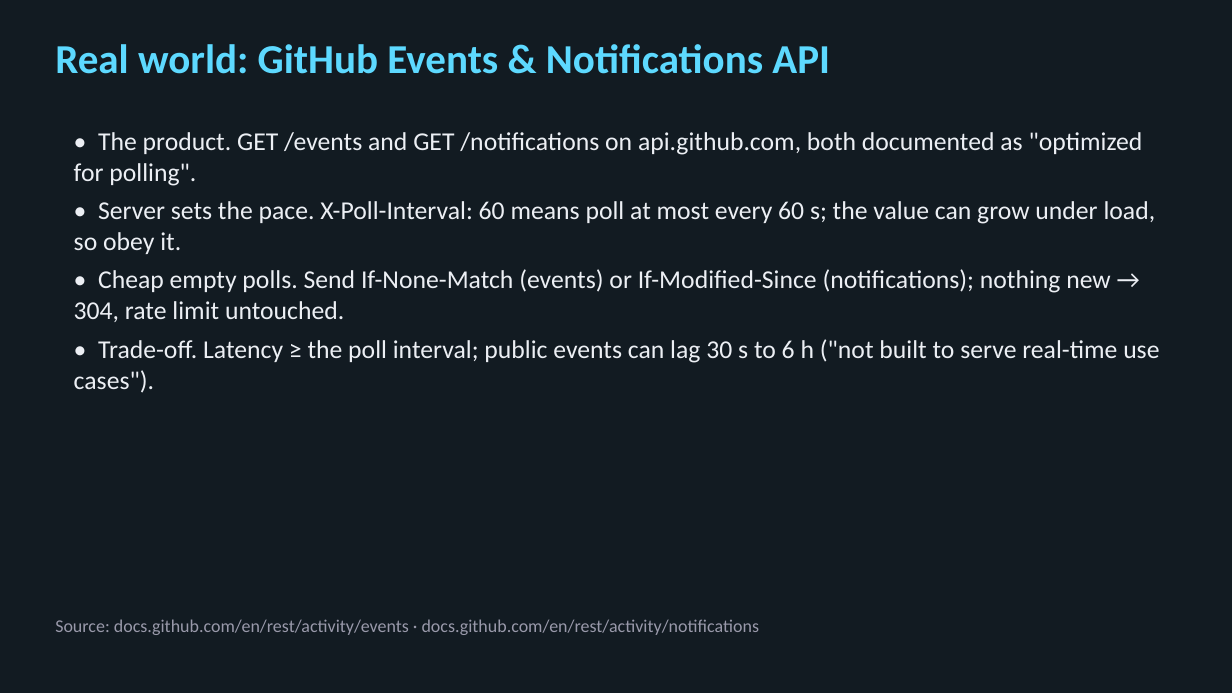
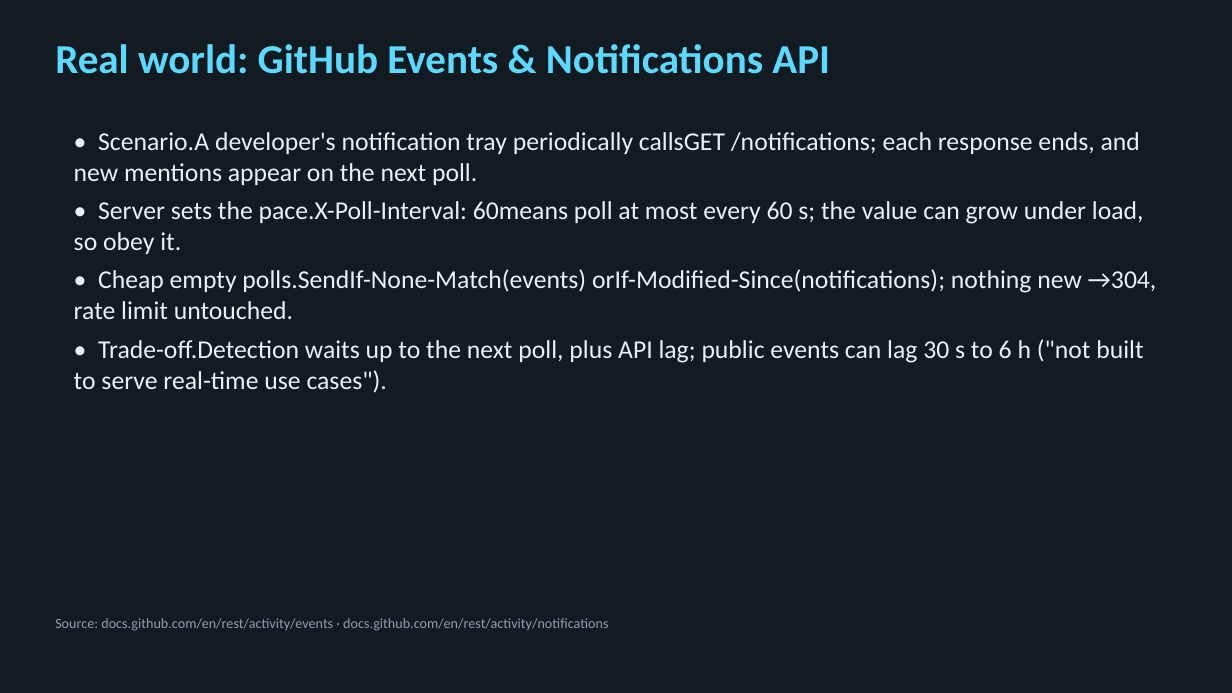
Before and after one commit to bodonnell-DePaul/webapps_week7, a slide deck: slide 8 of Week08-Slides.pptx (slide 9 before the commit). Drawn at 1232x693 pixels with LibreOffice and Linux fonts; fonts in the diff are those of the drawing. Boxes give left, top, right and bottom in pixels: in the first picture for what was removed or moved away, otherwise in the second. Text is boxed around its words. In the diff, an @@ line names an element or a change of style, - is before the commit and + after.

```diff
--- a/Week08-Slides.pptx
+++ b/Week08-Slides.pptx
@@ text at <box>74,132,1157,393</box>: text changed @@
-• The product. GET /events and GET /notifications on api.github.com, both documented as "optimized for polling".
-• Server sets the pace. X-Poll-Interval: 60 means poll at most every 60 s; the value can grow under load, so obey it.
-• Cheap empty polls. Send If-None-Match (events) or If-Modified-Since (notifications); nothing new → 304, rate limit untouched.
-• Trade-off. Latency ≥ the poll interval; public events can lag 30 s to 6 h ("not built to serve real-time use cases").
+• Scenario.A developer's notification tray periodically callsGET /notifications; each response ends, and new mentions appear on the next poll.
+• Server sets the pace.X-Poll-Interval: 60means poll at most every 60 s; the value can grow under load, so obey it.
+• Cheap empty polls.SendIf-None-Match(events) orIf-Modified-Since(notifications); nothing new →304, rate limit untouched.
+• Trade-off.Detection waits up to the next poll, plus API lag; public events can lag 30 s to 6 h ("not built to serve real-time use cases").
@@ text "Source: docs.github.com/en/rest/activity/events · docs.githu ..." at <box>55,618,608,631</box>: size 14 to 11 pt @@
```
Also in this commit, not shown: 44 other slides changed, 3 slides added, 2 other files.
